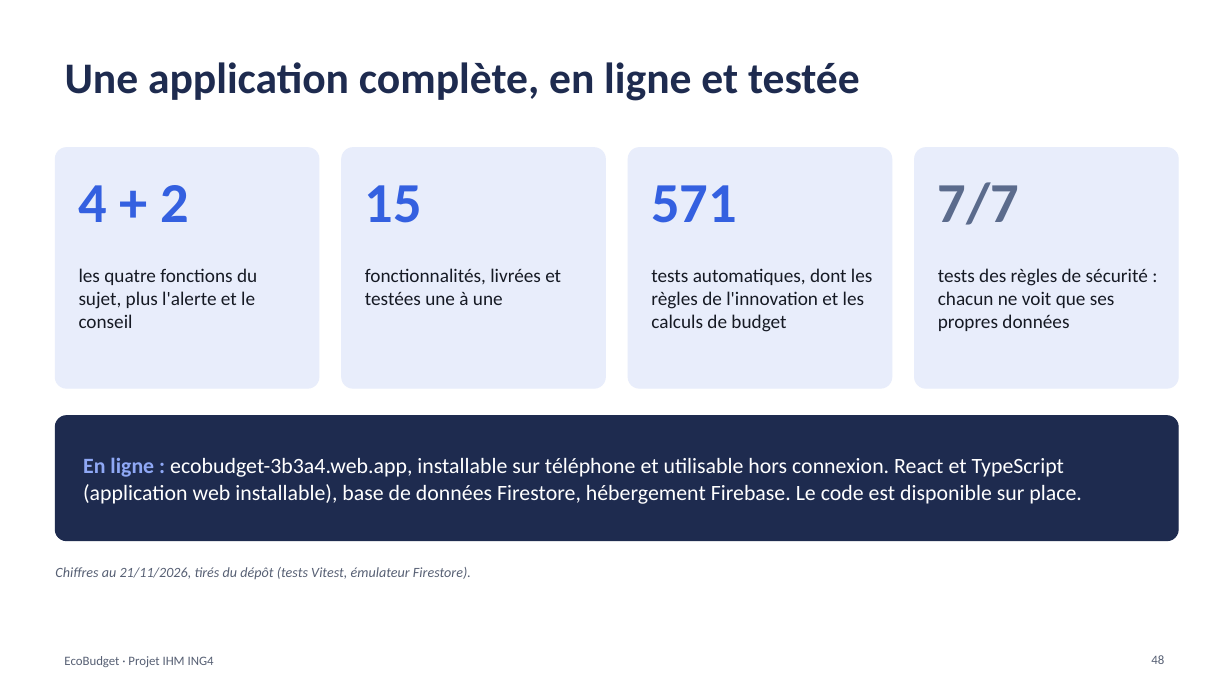
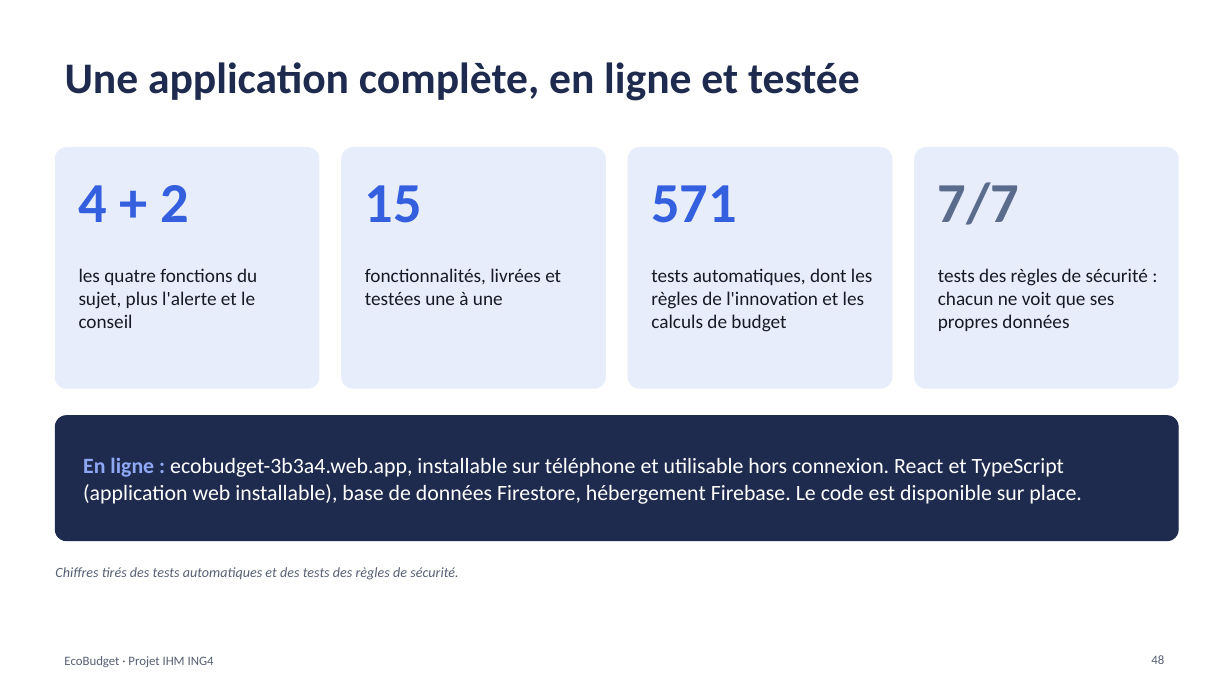
Before and after one commit to kaderouadahi/EcoBudget, a slide deck: slide 48 of livrables/EcoBudget.pptx. Drawn at 1232x693 pixels with LibreOffice and Linux fonts; fonts in the diff are those of the drawing. Boxes give left, top, right and bottom in pixels: in the first picture for what was removed or moved away, otherwise in the second. Text is boxed around its words. In the diff, an @@ line names an element or a change of style, - is before the commit and + after.

```diff
--- a/livrables/EcoBudget.pptx
+++ b/livrables/EcoBudget.pptx
@@ text at [55, 567, 458, 580]: text changed @@
-Chiffres au 21/11/2026, tirés du dépôt (tests Vitest, émulateur Firestore).
+Chiffres tirés des tests automatiques et des tests des règles de sécurité.
```
Also in this commit, not shown: 5 other slides changed.
